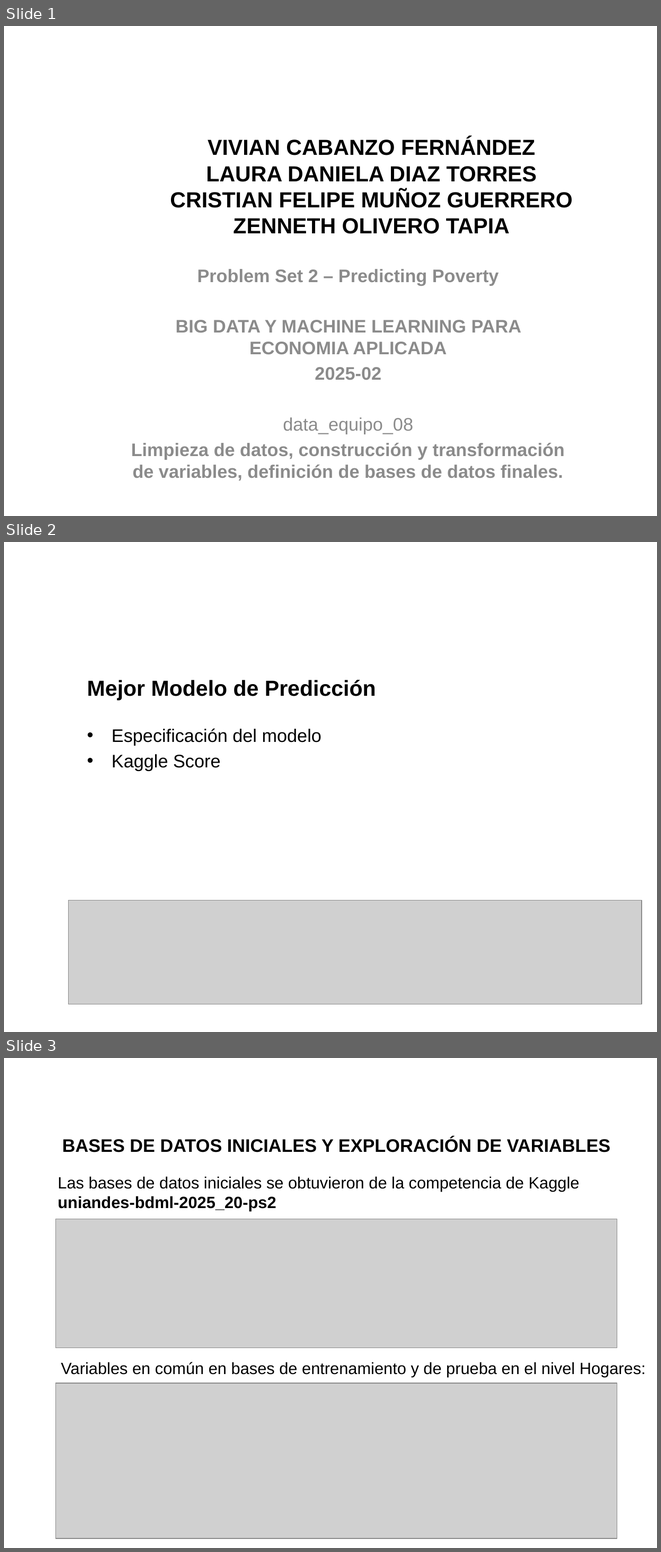
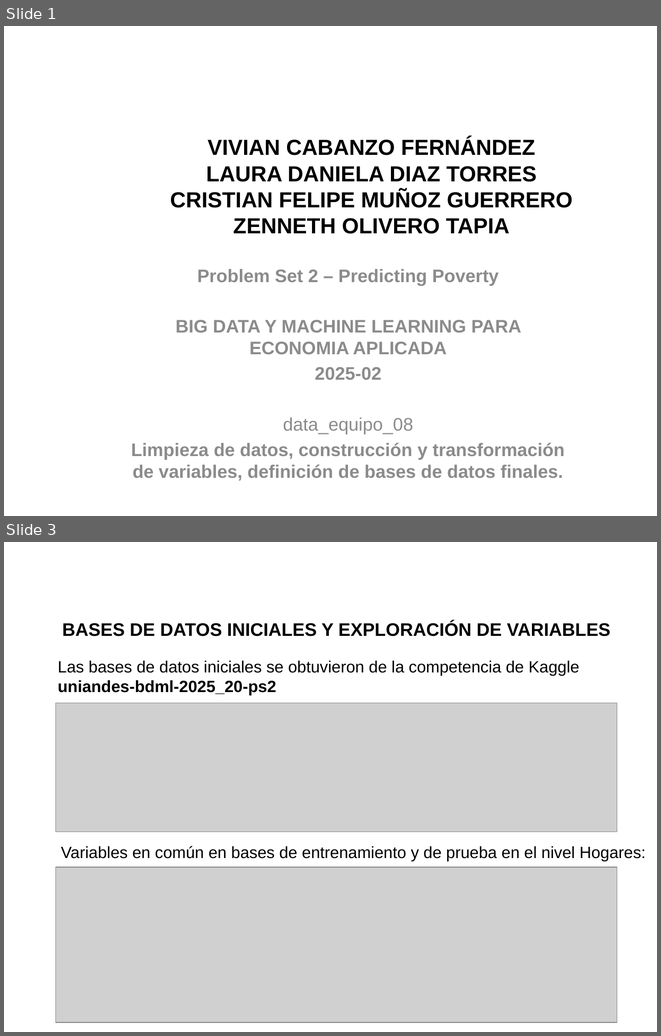
Before and after one commit to VivianCabanzo/Taller2_Predicting-Poverty, a slide deck: Presentaciones/data_equipo_08.pptx. Shown one above the other, each under a label of ours: slides 1, 2 and 3 before the commit, slides 1 and 3 after it; the slides between them are not shown. The pictures are 661x1552 and 661x1036 pixels, drawn with LibreOffice and Linux fonts; fonts in the diff are those of the drawing; grey boxes stand for pictures; background and template pictures are left out. Boxes give left, top, right and bottom in pixels: in the first picture for what was removed or moved away, otherwise in the second. Text is boxed around its words. In the diff, an @@ line names an element or a change of style, - is before the commit and + after.

```diff
--- a/Presentaciones/data_equipo_08.pptx
+++ b/Presentaciones/data_equipo_08.pptx
@@ slide 2 removed at <box>4,542,657,1032</box>, background picture (left out) @@
@@ title removed at <box>87,680,376,700</box> @@
-Mejor Modelo de Predicción
@@ text removed at <box>112,728,321,770</box> @@
-• Especificación del modelo
-• Kaggle Score
@@ picture removed at <box>68,900,641,1004</box> @@
```
Also in this commit, not shown: 1 slide added.
